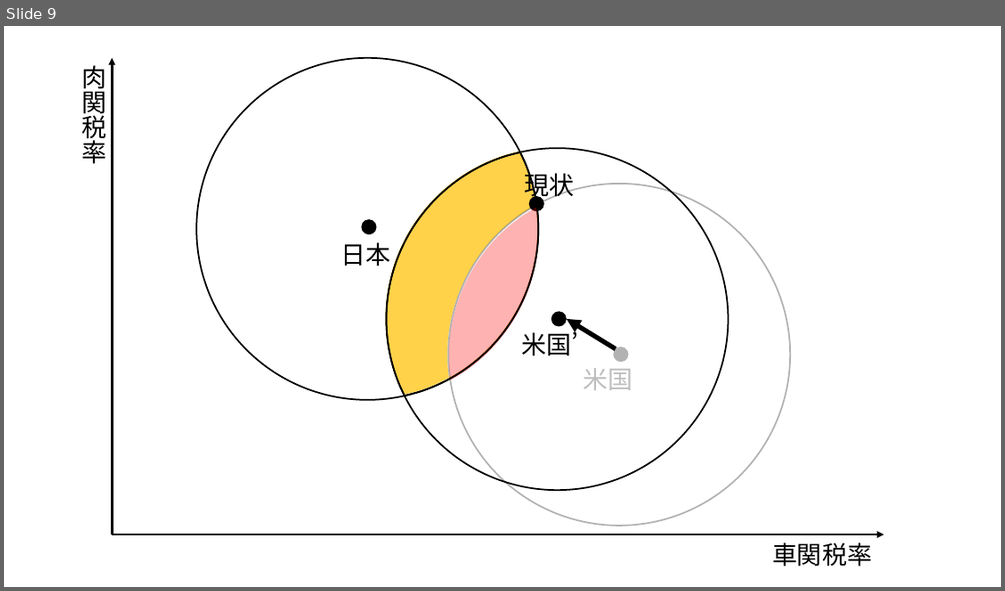
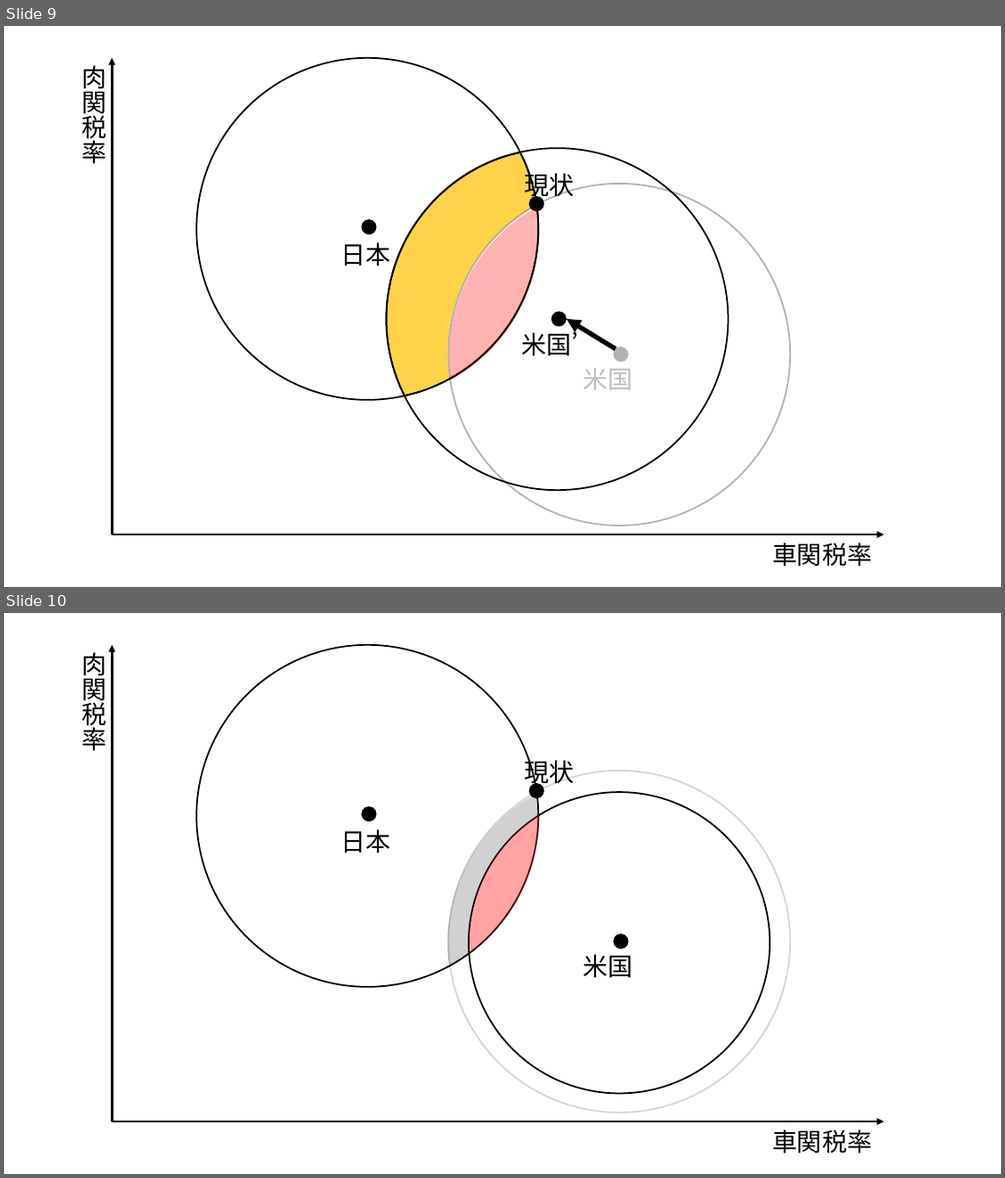
Before and after one commit to junpei-suzuki/IPE1-2026-Gakushuin, a slide deck: figs/DIYfigures_ipe1.pptx. Shown one above the other, each under a label of ours: slide 9 before the commit, slides 9 and 10 after it. The pictures are 1005x591 and 1005x1178 pixels, drawn with LibreOffice and Linux fonts; fonts in the diff are those of the drawing. Boxes give left, top, right and bottom in pixels: in the first picture for what was removed or moved away, otherwise in the second. Text is boxed around its words. In the diff, an @@ line names an element or a change of style, - is before the commit and + after.

```diff
--- a/figs/DIYfigures_ipe1.pptx
+++ b/figs/DIYfigures_ipe1.pptx
@@ slide 10 added at (4, 613, 1001, 1174), background #FFFFFF @@
@@ group added at (81, 645, 884, 1153): 6 ellipses, 5 texts, 2 freeform shapes, 2 arrows @@
+車関税率
+肉関税率
+日本
+現状
+米国
```
Also in this commit, not shown: 6 other slides added, 6 other files.
